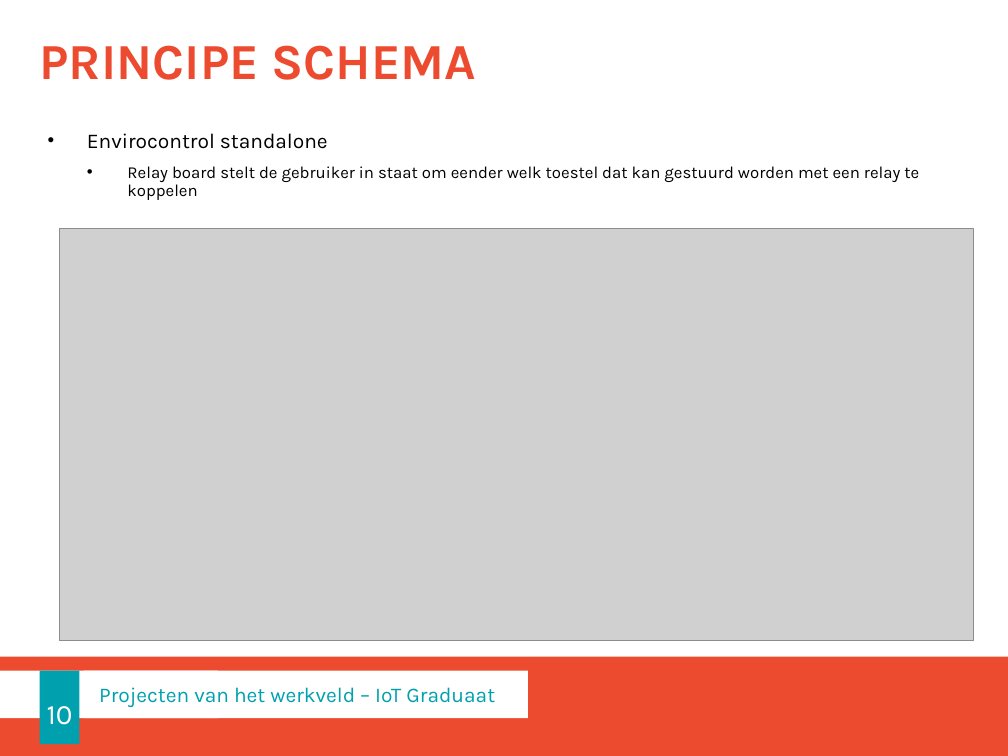
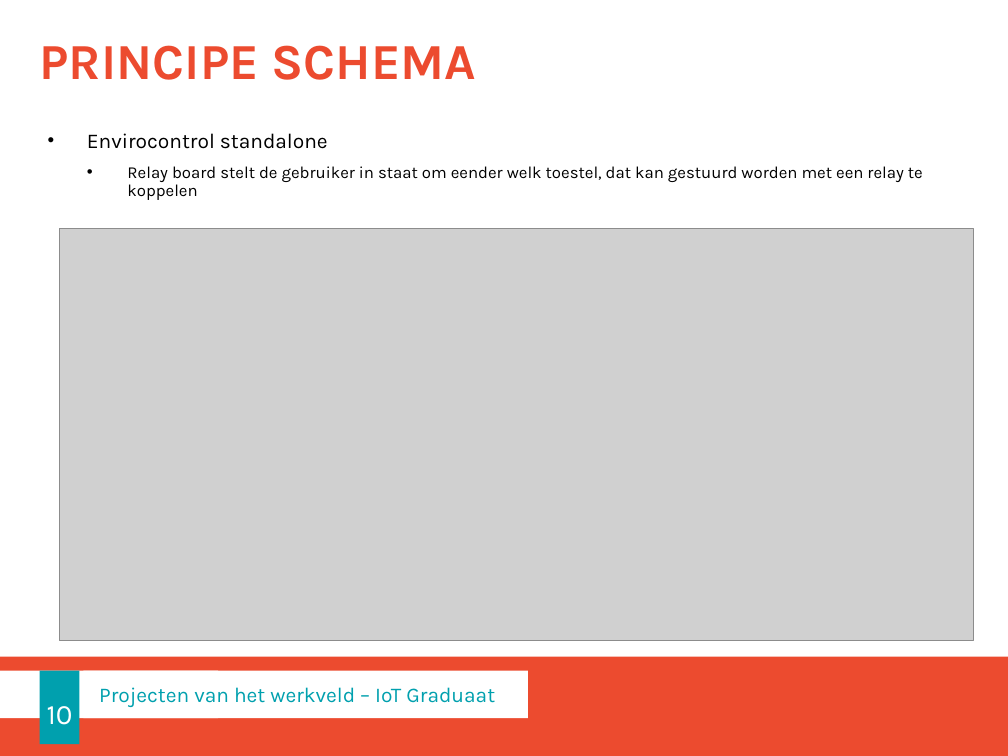
Before and after one commit to lllaurensss/project_werkveld2, a slide deck: slide 10 of doc/Projecten voor het werkveld 2.pptx. Drawn at 1008x756 pixels with LibreOffice and Linux fonts; fonts in the diff are those of the drawing; grey boxes stand for pictures; background and template pictures are left out. Boxes give left, top, right and bottom in pixels: in the first picture for what was removed or moved away, otherwise in the second. Text is boxed around its words. In the diff, an @@ line names an element or a change of style, - is before the commit and + after.

```diff
--- a/doc/Projecten voor het werkveld 2.pptx
+++ b/doc/Projecten voor het werkveld 2.pptx
@@ text at box(127, 166, 923, 200): text changed @@
-  • Relay board stelt de gebruiker in staat om eender welk toestel dat kan gestuurd worden met een relay te koppelen
+  • Relay board stelt de gebruiker in staat om eender welk toestel, dat kan gestuurd worden met een relay te koppelen
```
Also in this commit, not shown: 5 slides added, 1 other file.
